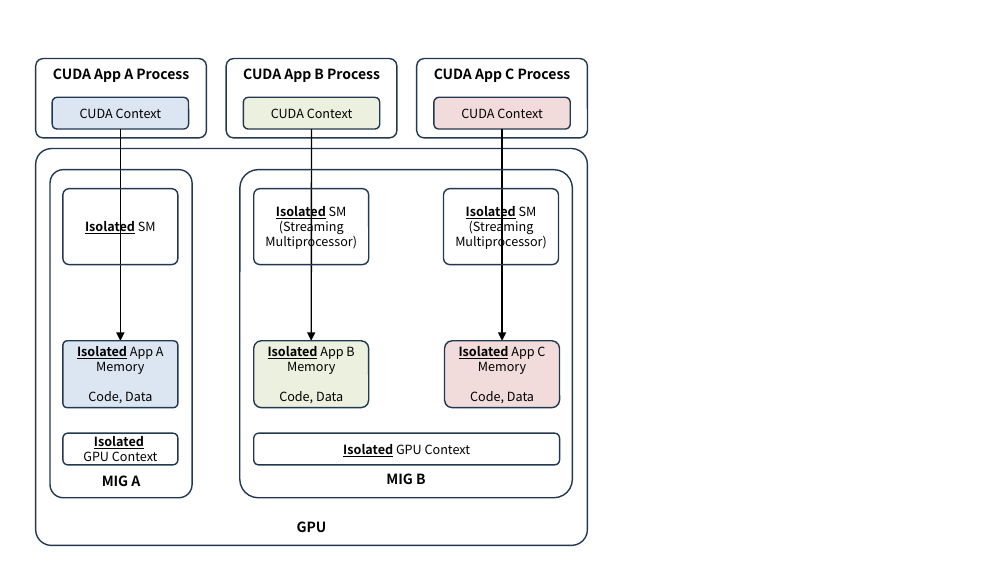
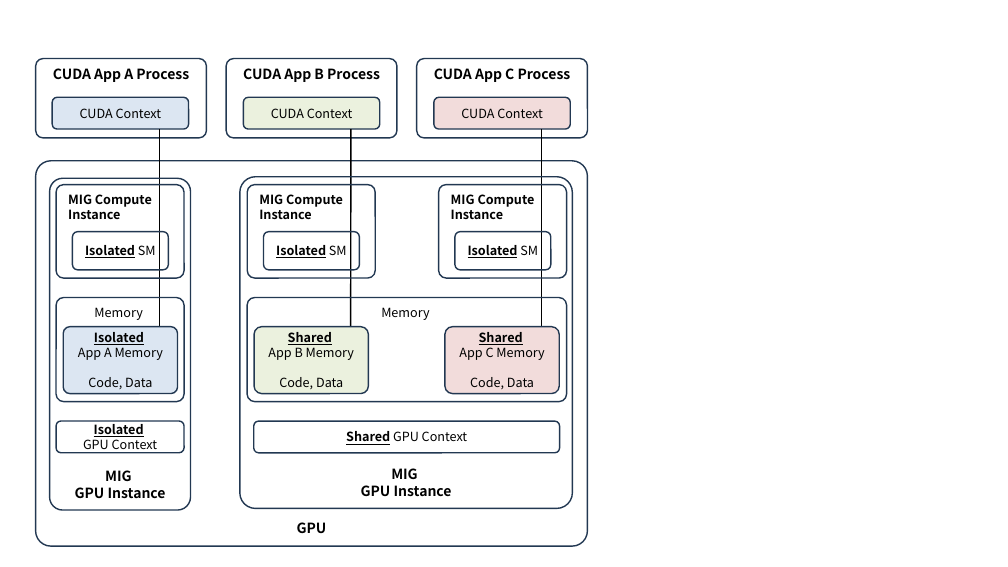
Before and after one commit to ssup2/blog-software, a slide deck: slide 8 of content/docs/theory-analysis/nvidia-gpu-sharing/images/images.pptx. Drawn at 1008x567 pixels with LibreOffice and Linux fonts; fonts in the diff are those of the drawing. Boxes give left, top, right and bottom in pixels: in the first picture for what was removed or moved away, otherwise in the second. Text is boxed around its words. In the diff, an @@ line names an element or a change of style, - is before the commit and + after.

Commit message:
update

```diff
--- a/content/docs/theory-analysis/nvidia-gpu-sharing/images/images.pptx
+++ b/content/docs/theory-analysis/nvidia-gpu-sharing/images/images.pptx
@@ 3 arrows moved together from (x1=120, y1=129, x2=502, y2=341) to (x1=160, y1=129, x2=541, y2=341) @@
@@ rounded rectangle "GPU" resized from (x1=35, y1=148, x2=587, y2=545) to (x1=35, y1=161, x2=587, y2=546) @@
@@ rounded rectangle "MIG" moved from (x1=50, y1=169, x2=193, y2=498) to (x1=49, y1=178, x2=191, y2=510) @@
@@ rounded rectangle "MIG" moved from (x1=240, y1=169, x2=573, y2=498) to (x1=240, y1=176, x2=573, y2=508) @@
@@ rounded rectangle added at (x1=56, y1=184, x2=184, y2=278), outline #233953 1 pt, 9 pt, text #000000, bold @@
+MIG Compute Instance
@@ rounded rectangle added at (x1=247, y1=184, x2=375, y2=278), outline #233953 1 pt, 9 pt, text #000000, bold @@
+MIG Compute Instance
@@ rounded rectangle added at (x1=438, y1=184, x2=566, y2=278), outline #233953 1 pt, 9 pt, text #000000, bold @@
+MIG Compute Instance
@@ rounded rectangle "Isolated SM" resized from (x1=62, y1=188, x2=177, y2=264) to (x1=73, y1=232, x2=168, y2=270) @@
@@ rounded rectangle "Isolated SM" resized from (x1=254, y1=188, x2=369, y2=264) to (x1=263, y1=232, x2=359, y2=270) @@
@@ proportions changed in 5 elements at (x1=64, y1=327, x2=177, y2=393), (x1=240, y1=176, x2=573, y2=508), (x1=73, y1=232, x2=168, y2=270), (x1=263, y1=232, x2=359, y2=270), (x1=455, y1=232, x2=550, y2=270) @@
@@ rounded rectangle "Isolated SM" resized from (x1=444, y1=188, x2=558, y2=264) to (x1=455, y1=232, x2=550, y2=270) @@
@@ text in rounded rectangle at (x1=276, y1=245, x2=347, y2=258): text changed; bold on @@
-Isolated SM (Streaming Multiprocessor)
+Isolated SM
@@ text in rounded rectangle at (x1=468, y1=245, x2=538, y2=258): text changed; bold on @@
-Isolated SM (Streaming Multiprocessor)
+Isolated SM
@@ rounded rectangle added at (x1=56, y1=297, x2=184, y2=401), outline #233953 1 pt, 9 pt, text #000000 @@
+Memory
@@ rounded rectangle added at (x1=247, y1=297, x2=566, y2=401), outline #233953 1 pt, 9 pt, text #000000 @@
+Memory
@@ 3 rounded rectangles moved together from (x1=62, y1=341, x2=559, y2=407) to (x1=64, y1=327, x2=558, y2=393) @@
@@ text in rounded rectangle at (x1=78, y1=332, x2=163, y2=360): spaces changed @@
-Isolated App A
-Memory
+Isolated
+App A Memory
@@ text in rounded rectangle at (x1=268, y1=332, x2=354, y2=360): text changed @@
-Isolated App B
-Memory
+Shared
+App B Memory
@@ text in rounded rectangle at (x1=459, y1=332, x2=544, y2=360): text changed @@
-Isolated App C
-Memory
+Shared
+App C Memory
@@ rounded rectangle "Isolated" resized from (x1=62, y1=433, x2=177, y2=465) to (x1=56, y1=421, x2=184, y2=453) @@
@@ rounded rectangle "Shared GPU Context" moved from (x1=254, y1=433, x2=559, y2=465) to (x1=254, y1=421, x2=559, y2=453) @@
@@ text in rounded rectangle at (x1=346, y1=431, x2=468, y2=445): text changed @@
-Isolated GPU Context
+Shared GPU Context
@@ text in rounded rectangle at (x1=75, y1=470, x2=166, y2=499): text changed @@
-MIG A
+MIG
+GPU Instance
@@ text in rounded rectangle at (x1=361, y1=468, x2=452, y2=497): text changed @@
-MIG B
+MIG
+GPU Instance
```
Also in this commit, not shown: 3 other slides changed.
